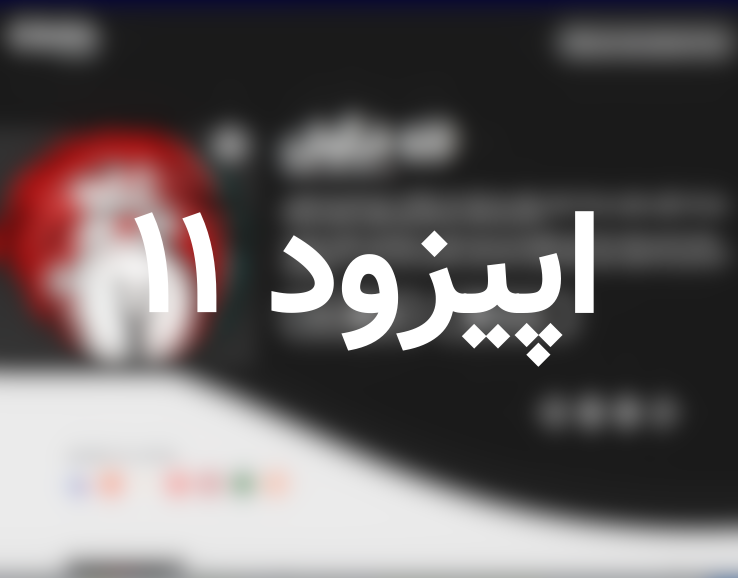
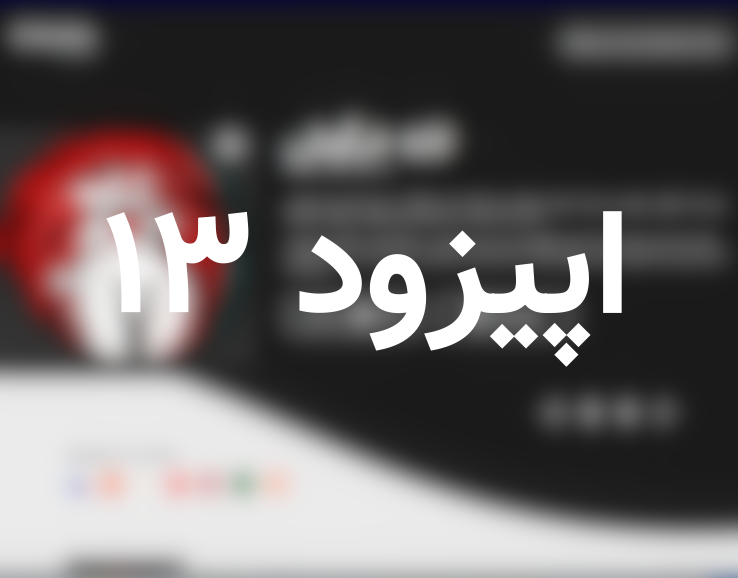
Before/after of a w=738, h=578 layered artwork. What changed in the layer stack:
renamed "اپیزود 11" to "اپیزود ۱۳", painted on it over box(106, 211, 622, 367)
